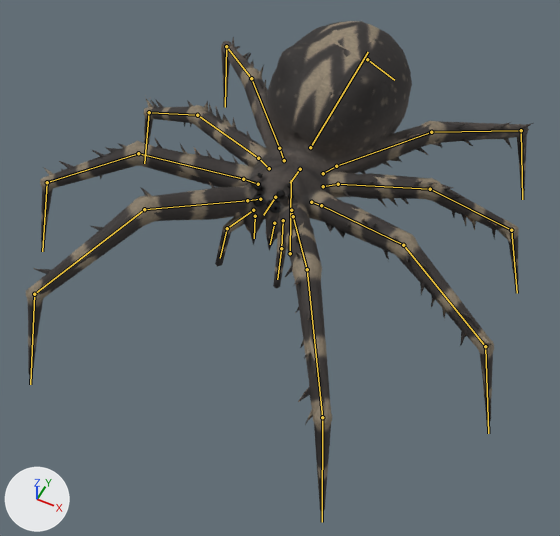
Two versions of the glTF model game/assets/models/creatures/weaver/weaver.glb, one commit apart.
Before and after are seen from a 50 mm camera at (0.95, -1.99, 2.37) aimed at (0.08, -0.25, 0.2). Every picture has the same lights, and +X, +Y and +Z are marked at lower left. The picture after the commit comes second. The bones that bend it are drawn over the model as lines. Objects named as collision shapes, trigger or cutter boxes, shadow casters or lower levels of detail are left out.

Names of what the first picture shows: 'Weaver_Body', 'Weaver_Body_LOD1'.
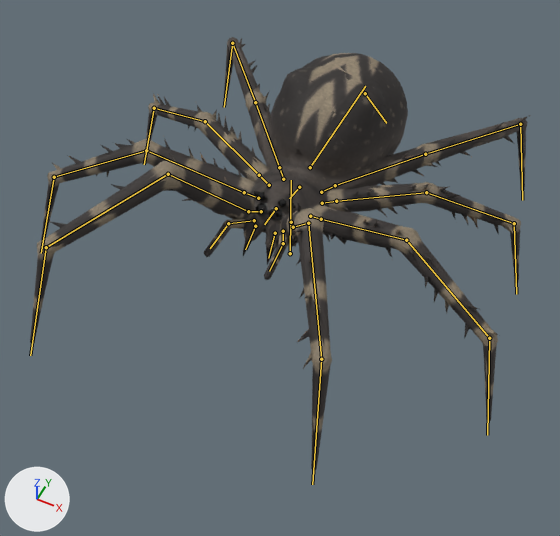
The newer file adds an action. The first version stands in its rest pose; the second is drawn at frame 4 of the action 'Rise'.

The edits, one by one:
Bone 'Hips' (bone_hips) moves from (0.0, 0.0, 0.0) to (0.0, 0.001, -0.091).
Bone 'Hips' (bone_hips) turns from (0, 0, 0) to (7, 0, 0) degrees about its own x, y and z.
Bone 'Fang.L' (bone_fang_l) turns from (0, 0, 0) to (23, -11, 4) degrees about its own x, y and z.
Bone 'Palp1.L' (bone_palp1_l) turns from (0, 0, 0) to (28, -11, -5) degrees about its own x, y and z.
Bone 'Palp2.L' (bone_palp2_l) turns from (0, 0, 0) to (18, -1, 0) degrees about its own x, y and z.
Bone 'Fang.R' (bone_fang_r) turns from (0, 0, 0) to (23, 11, -4) degrees about its own x, y and z.
Bone 'Palp1.R' (bone_palp1_r) turns from (0, 0, 0) to (28, 11, 5) degrees about its own x, y and z.
Bone 'Palp2.R' (bone_palp2_r) turns from (0, 0, 0) to (18, 1, 0) degrees about its own x, y and z.
Bone 'Femur1.L' (bone_femur1_l) turns from (0, 0, 0) to (19, 0, -1) degrees about its own x, y and z.
Bone 'Tibia1.L' (bone_tibia1_l) turns from (0, 0, 0) to (-15, 0, 0) degrees about its own x, y and z.
Bone 'Tarsus1.L' (bone_tarsus1_l) turns from (0, 0, 0) to (-5, 0, -1) degrees about its own x, y and z.
Bone 'Femur1.R' (bone_femur1_r) turns from (0, 0, 0) to (19, 0, 1) degrees about its own x, y and z.
Bone 'Tibia1.R' (bone_tibia1_r) turns from (0, 0, 0) to (-15, 0, 0) degrees about its own x, y and z.
Bone 'Tarsus1.R' (bone_tarsus1_r) turns from (0, 0, 0) to (-5, 0, 1) degrees about its own x, y and z.
Bone 'Femur2.L' (bone_femur2_l) turns from (0, 0, 0) to (6, 0, 3) degrees about its own x, y and z.
Bone 'Tibia2.L' (bone_tibia2_l) turns from (0, 0, 0) to (-7, 0, 1) degrees about its own x, y and z.
Bone 'Femur2.R' (bone_femur2_r) turns from (0, 0, 0) to (6, 0, -3) degrees about its own x, y and z.
Bone 'Tibia2.R' (bone_tibia2_r) turns from (0, 0, 0) to (-7, 0, -1) degrees about its own x, y and z.
Bone 'Femur3.L' (bone_femur3_l) turns from (0, 0, 0) to (10, 0, 3) degrees about its own x, y and z.
Bone 'Tarsus3.L' (bone_tarsus3_l) turns from (0, 0, 0) to (-10, 0, -1) degrees about its own x, y and z.
Bone 'Femur3.R' (bone_femur3_r) turns from (0, 0, 0) to (10, 0, -3) degrees about its own x, y and z.
Bone 'Tarsus3.R' (bone_tarsus3_r) turns from (0, 0, 0) to (-10, 0, 1) degrees about its own x, y and z.
Bone 'Femur4.L' (bone_femur4_l) turns from (0, 0, 0) to (2, 0, 2) degrees about its own x, y and z.
Bone 'Tibia4.L' (bone_tibia4_l) turns from (0, 0, 0) to (21, 0, 0) degrees about its own x, y and z.
Bone 'Tarsus4.L' (bone_tarsus4_l) turns from (0, 0, 0) to (-20, 0, 0) degrees about its own x, y and z.
Bone 'Femur4.R' (bone_femur4_r) turns from (0, 0, 0) to (2, 0, -2) degrees about its own x, y and z.
Bone 'Tibia4.R' (bone_tibia4_r) turns from (0, 0, 0) to (21, 0, 0) degrees about its own x, y and z.
Bone 'Tarsus4.R' (bone_tarsus4_r) turns from (0, 0, 0) to (-20, 0, 0) degrees about its own x, y and z.

Where the change shows, as pixel boxes (x1, y1, x2, y2) in the pictures (560 x 536 px):
'Weaver_Body', posed (11% shorter): before (25, 21, 534, 511); after (30, 37, 531, 471)
'Weaver_Body_LOD1', posed (12% shorter): before (26, 21, 528, 512); after (30, 37, 526, 471)
bone 'Hips', root to tip: before (300, 169) to (290, 183); after (299, 187) to (289, 198)
bone 'Fang.L', root to tip: before (274, 223) to (270, 244); after (275, 233) to (268, 258)
bone 'Palp1.L', root to tip: before (283, 220) to (281, 248); after (283, 231) to (283, 243)
bone 'Palp2.L', root to tip: before (281, 248) to (277, 279); after (283, 243) to (269, 271)
bone 'Fang.R', root to tip: before (255, 216) to (254, 238); after (255, 226) to (245, 249)
bone 'Palp1.R', root to tip: before (253, 210) to (227, 228); after (254, 220) to (228, 223)
bone 'Palp2.R', root to tip: before (227, 228) to (220, 258); after (228, 223) to (210, 248)
bone 'Femur1.L', root to tip: before (293, 216) to (307, 269); after (293, 227) to (308, 223)
bone 'Tibia1.L', root to tip: before (307, 269) to (322, 417); after (308, 223) to (321, 359)
bone 'Tarsus1.L', root to tip: before (322, 417) to (322, 522); after (321, 359) to (312, 484)
bone 'Femur1.R', root to tip: before (247, 200) to (144, 209); after (248, 211) to (168, 174)
bone 'Tibia1.R', root to tip: before (144, 209) to (34, 294); after (168, 174) to (46, 247)
bone 'Tarsus1.R', root to tip: before (34, 294) to (30, 384); after (46, 247) to (30, 355)
bone 'Femur2.L', root to tip: before (321, 205) to (403, 245); after (321, 219) to (406, 240)
bone 'Tibia2.L', root to tip: before (403, 245) to (485, 346); after (406, 240) to (489, 338)
bone 'Femur2.R', root to tip: before (243, 179) to (138, 153); after (244, 192) to (146, 150)
bone 'Tibia2.R', root to tip: before (138, 153) to (47, 182); after (146, 150) to (54, 177)
bone 'Femur3.L', root to tip: before (338, 184) to (430, 189); after (336, 201) to (426, 192)
bone 'Tarsus3.L', root to tip: before (511, 230) to (517, 293); after (514, 223) to (516, 294)
bone 'Femur3.R', root to tip: before (258, 158) to (197, 115); after (259, 175) to (205, 121)
bone 'Tarsus3.R', root to tip: before (149, 112) to (144, 163); after (154, 108) to (144, 164)
bone 'Femur4.L', root to tip: before (336, 166) to (431, 132); after (335, 185) to (425, 154)
bone 'Tibia4.L', root to tip: before (431, 132) to (521, 130); after (425, 154) to (520, 124)
bone 'Tarsus4.L', root to tip: before (521, 130) to (522, 199); after (520, 124) to (522, 200)
bone 'Femur4.R', root to tip: before (279, 148) to (251, 78); after (279, 167) to (255, 102)
bone 'Tibia4.R', root to tip: before (251, 78) to (226, 46); after (255, 102) to (232, 43)
bone 'Tarsus4.R', root to tip: before (226, 46) to (225, 107); after (232, 43) to (224, 107)
